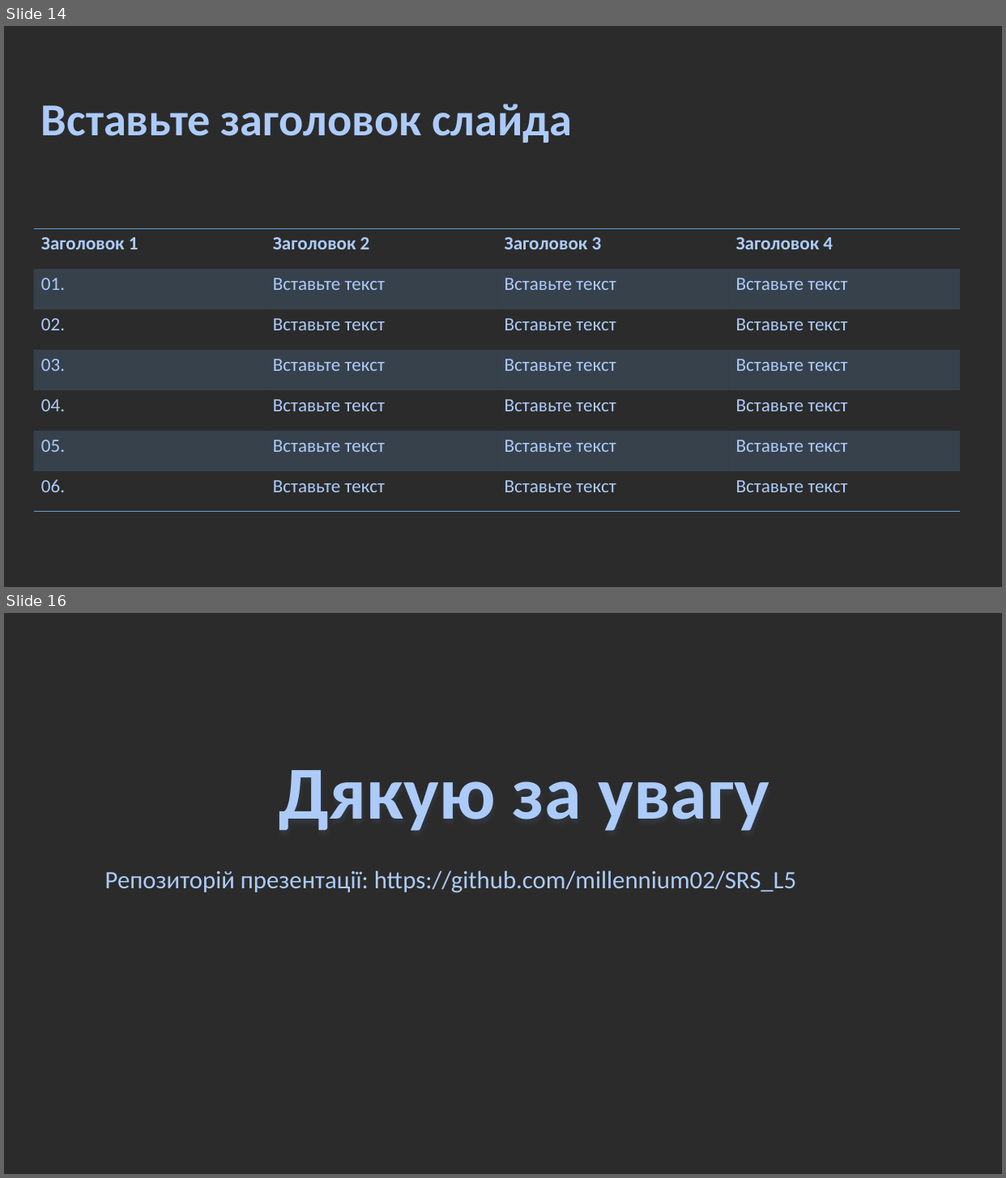
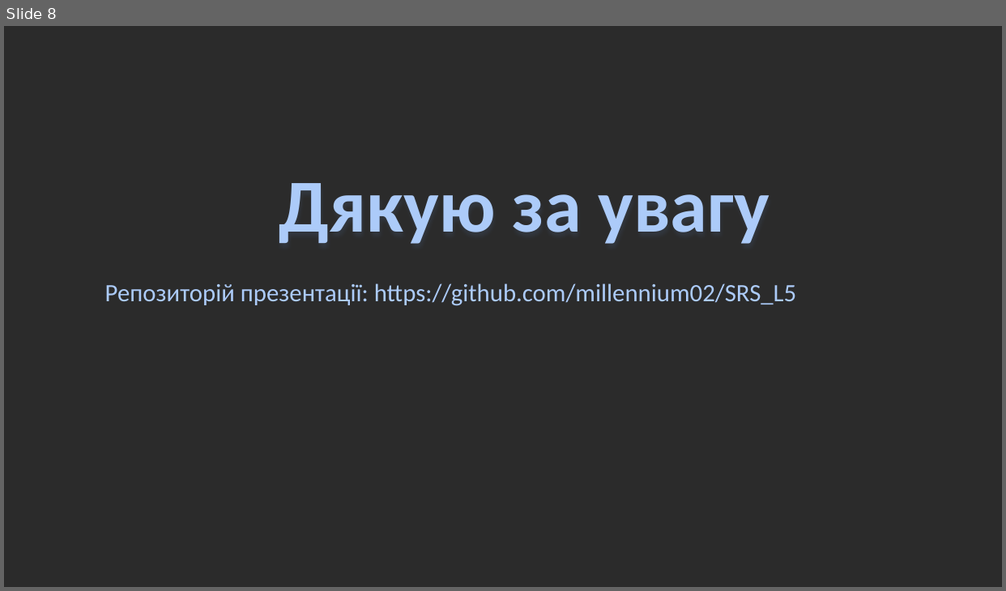
Before and after one commit to millennium02/SRS_L5, a slide deck: linux_ps&threads.odp. Shown one above the other, each under a label of ours: slides 14 and 16 before the commit, slide 8 after it; the slides between them are not shown. The pictures are 1006x1178 and 1006x591 pixels, drawn with LibreOffice and Linux fonts; fonts in the diff are those of the drawing; background and template pictures are left out; a plain dark background stands for a picture behind light text. Boxes give left, top, right and bottom in pixels: in the first picture for what was removed or moved away, otherwise in the second. Text is boxed around its words. In the diff, an @@ line names an element or a change of style, - is before the commit and + after.

```diff
--- a/linux_ps&threads.odp
+++ b/linux_ps&threads.odp
@@ slide 14 removed at [4, 26, 1002, 587], background picture (left out) @@
@@ title removed at [41, 104, 572, 143] @@
-Вставьте заголовок слайда
@@ table removed at [34, 228, 959, 512], 7 rows, 4 columns @@
-Заголовок 1 | Заголовок 2 | Заголовок 3 | Заголовок 4
-01. | Вставьте текст | Вставьте текст | Вставьте текст
-02. | Вставьте текст | Вставьте текст | Вставьте текст
-03. | Вставьте текст | Вставьте текст | Вставьте текст
-04. | Вставьте текст | Вставьте текст | Вставьте текст
-05. | Вставьте текст | Вставьте текст | Вставьте текст
-06. | Вставьте текст | Вставьте текст | Вставьте текст
@@ what was slide 16 is now slide 8 @@
```
Also in this commit, not shown: 6 slides changed, 7 other slides removed, 1 other file.
